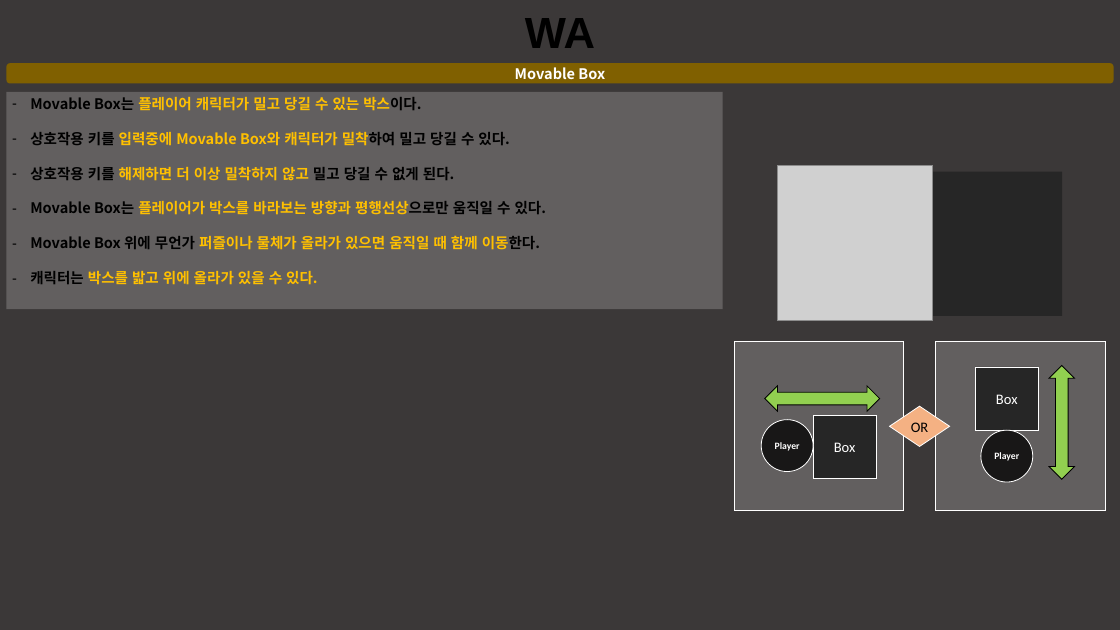
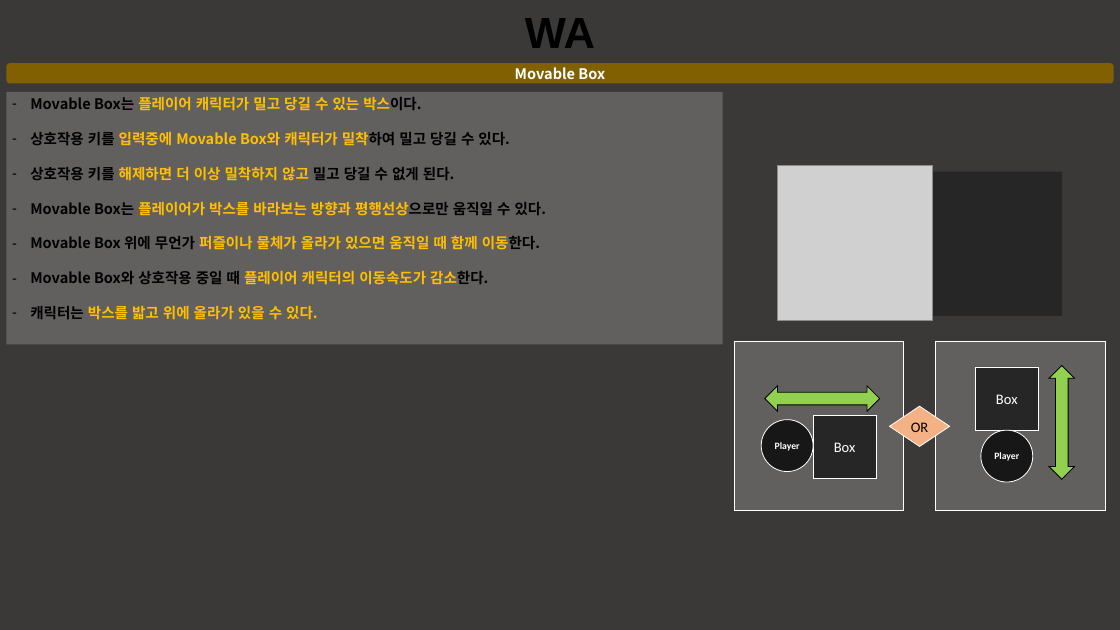
Before and after one commit to taeseongeom/WA, a slide deck: slide 5 of 기획서/신버전/퍼즐 기획.pptx. Drawn at 1120x630 pixels with LibreOffice and Linux fonts; fonts in the diff are those of the drawing; grey boxes stand for pictures. Boxes give left, top, right and bottom in pixels: in the first picture for what was removed or moved away, otherwise in the second. Text is boxed around its words. In the diff, an @@ line names an element or a change of style, - is before the commit and + after.

```diff
--- a/기획서/신버전/퍼즐 기획.pptx
+++ b/기획서/신버전/퍼즐 기획.pptx
@@ rectangle "Movable Box는 플레이어 캐릭터가 밀고 ...": place and size @@
-rectangle "Movable Box는 플레이어 캐릭터가 밀고 ..." at (6,92,723,309)
+rectangle "Movable Box는 플레이어 캐릭터가 밀고 ..." at (6,92,723,344)
@@ text in rectangle at (30,271,488,285): paragraph added @@
+– Movable Box와 상호작용 중일 때 플레이어 캐릭터의 이동속도가 감소한다.
```
Also in this commit, not shown: 1 other slide changed, 1 slide added.
